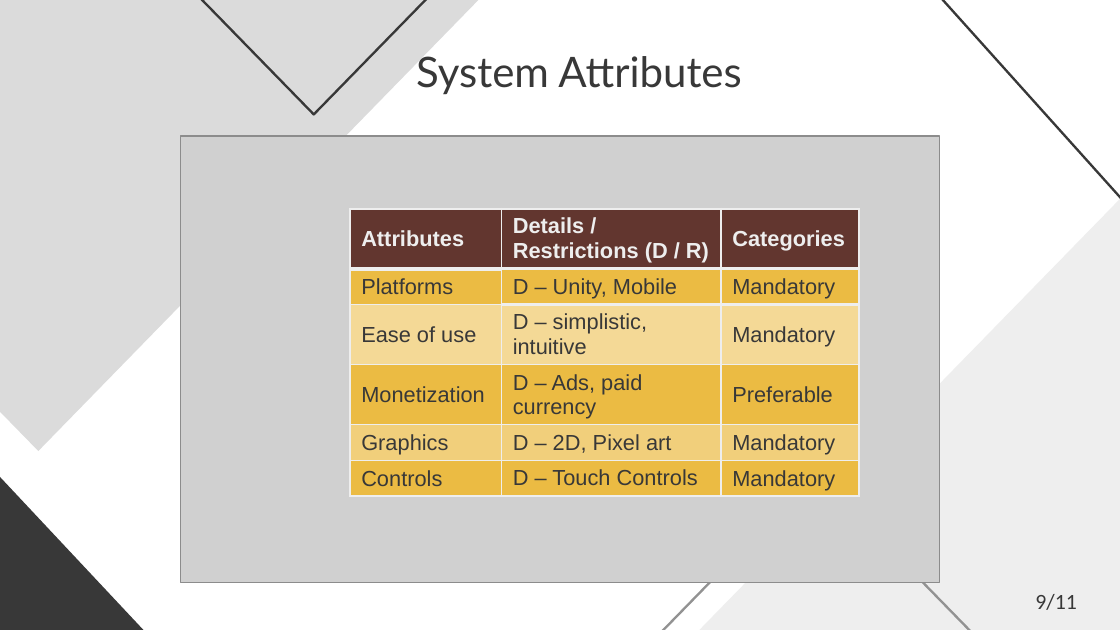
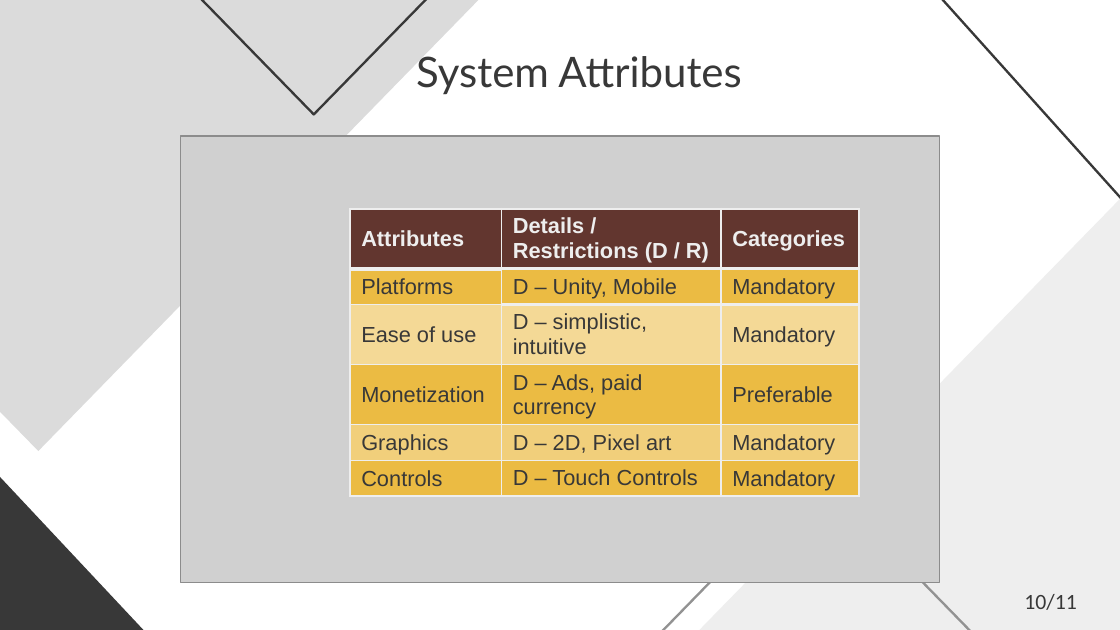
Before and after one commit to FariaXD/UnityMobileGame-FinalProject, a slide deck: slide 10 of ReportsAndOthers/Presentations/Presentation.pptx. Drawn at 1120x630 pixels with LibreOffice and Linux fonts; fonts in the diff are those of the drawing; grey boxes stand for pictures. Boxes give left, top, right and bottom in pixels: in the first picture for what was removed or moved away, otherwise in the second. Text is boxed around its words. In the diff, an @@ line names an element or a change of style, - is before the commit and + after.

```diff
--- a/ReportsAndOthers/Presentations/Presentation.pptx
+++ b/ReportsAndOthers/Presentations/Presentation.pptx
@@ text at <box>1024,594,1077,610</box>: text changed @@
-9/11
+10/11
```
Also in this commit, not shown: 2 other slides changed.
